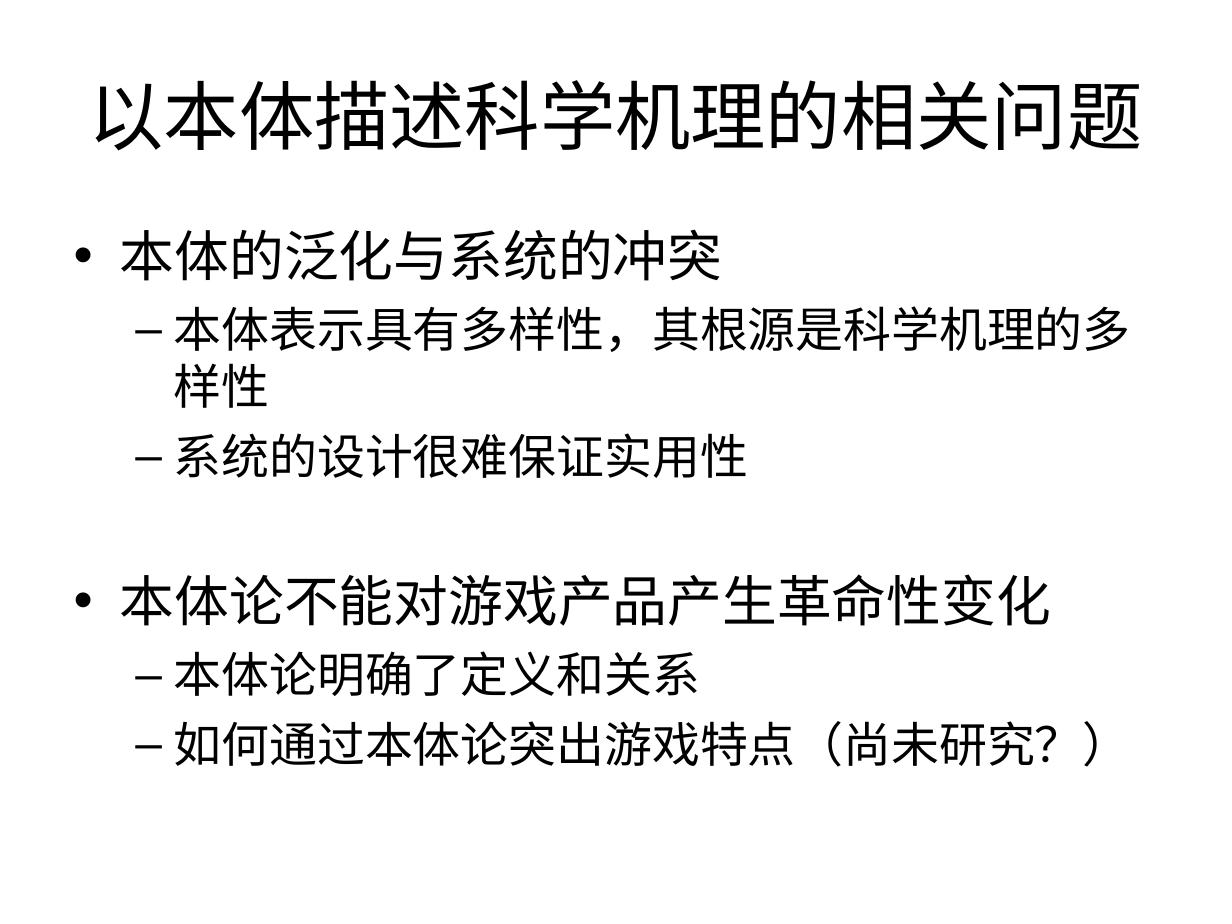
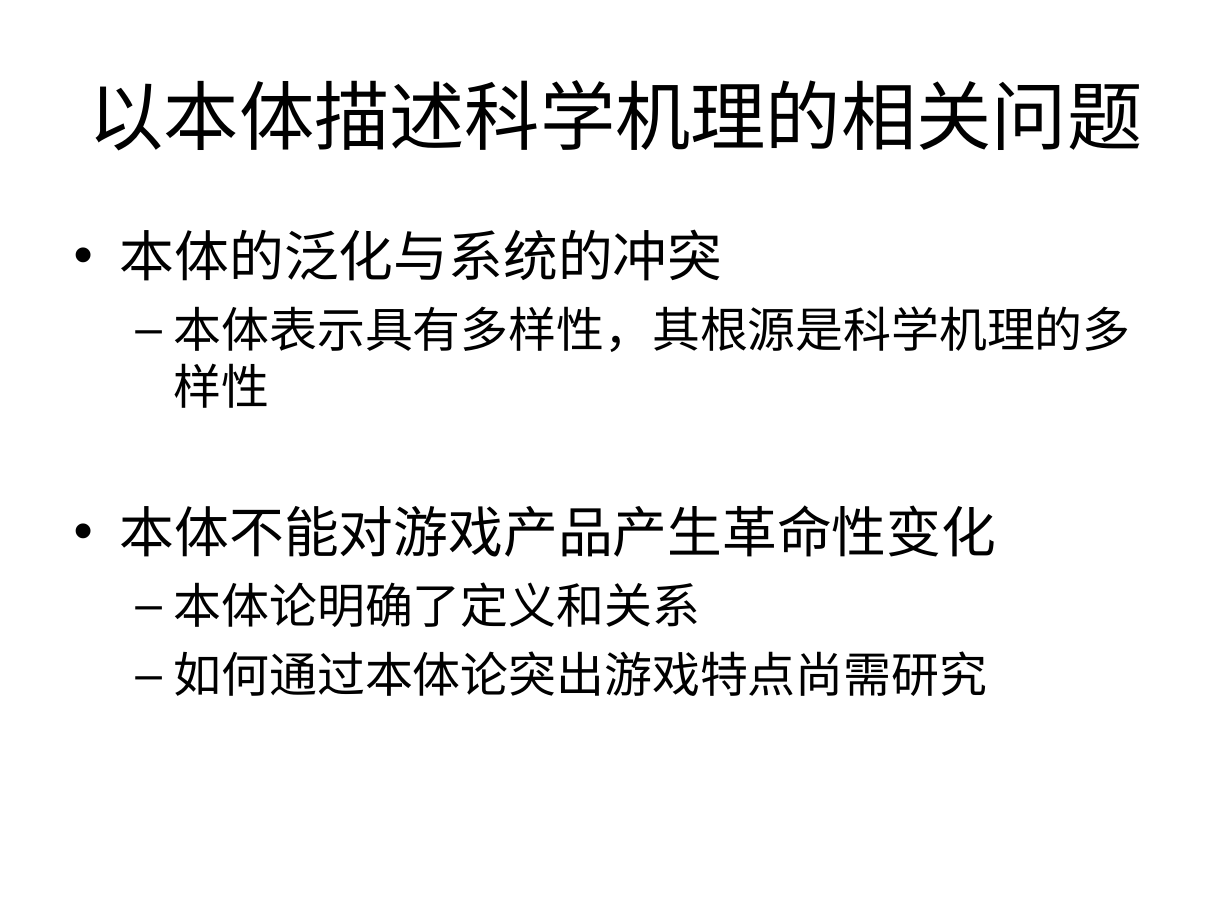
Before and after one commit to Nookleptia/qianmen3d, a slide deck: slide 40 of 毕设文件/毕设提纲.ppt (slide 37 before the commit). Drawn at 1232x924 pixels with LibreOffice and Linux fonts; fonts in the diff are those of the drawing. Boxes give left, top, right and bottom in pixels: in the first picture for what was removed or moved away, otherwise in the second. Text is boxed around its words. In the diff, an @@ line names an element or a change of style, - is before the commit and + after.

```diff
--- a/毕设文件/毕设提纲.ppt
+++ b/毕设文件/毕设提纲.ppt
@@ text at box(120, 505, 996, 557): text changed @@
-  – 系统的设计很难保证实用性
-• 本体论不能对游戏产品产生革命性变化
+• 本体不能对游戏产品产生革命性变化
@@ text at box(174, 651, 987, 696): text changed @@
-  – 如何通过本体论突出游戏特点（尚未研究？）
+  – 如何通过本体论突出游戏特点尚需研究
```
Also in this commit, not shown: 11 other slides changed, 3 slides added, 2 other files.
